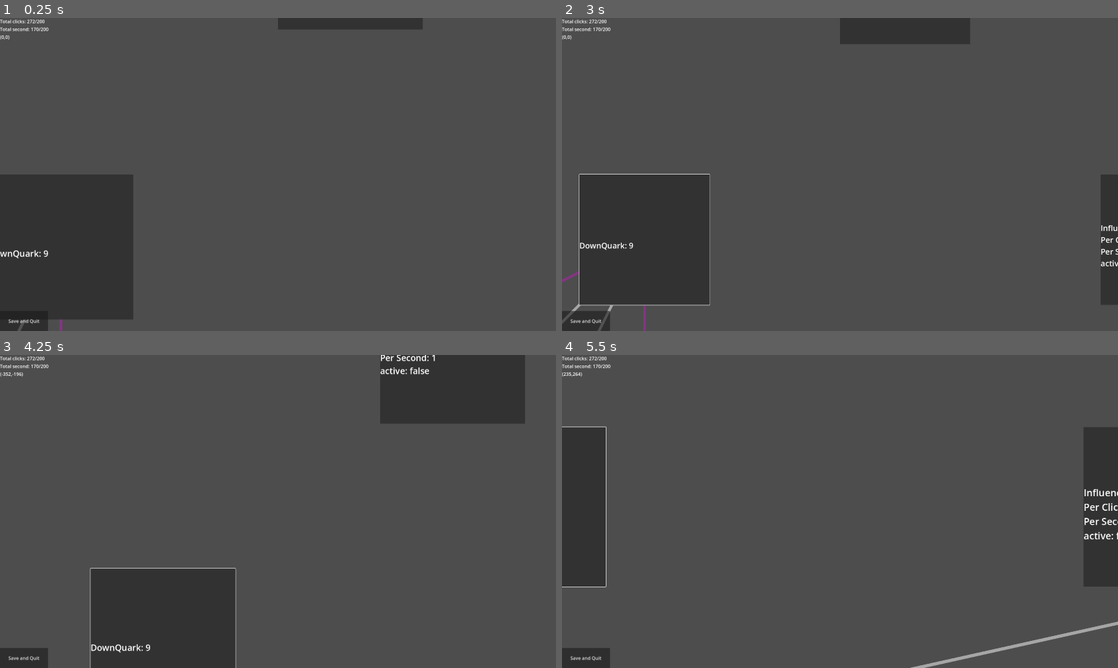
Above: before the commit, frames 1-4 (two rows, left to right).
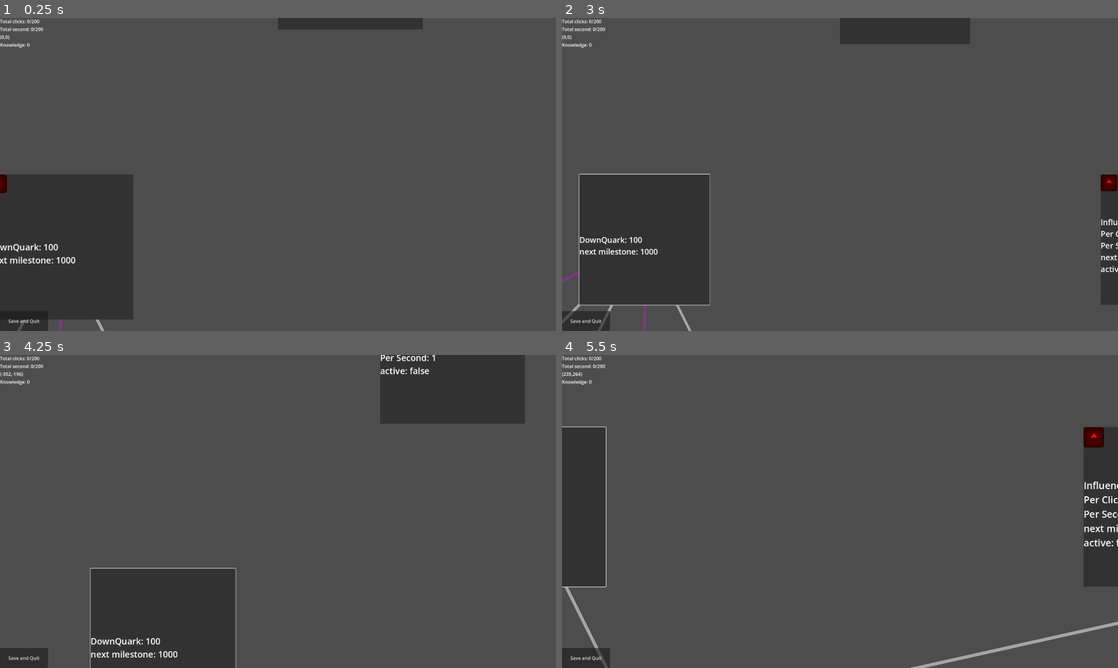
Above: after the commit, the same moments.

Repository: WilliamAHoffman/EmergentUniverse
Game: Godot game, scene res://scenes/root.tscn
Two runs of this game, one before a commit and one after it. Both use one fixed random seed, a clock stepped at 60 frames per second and the inputs below. The engine's default icon, where the game draws it, is replaced by a stand-in: a white triangle on a blue panel in a dark square.
Inputs (mouse positions are in pixels of both pictures, inside the frame that each line leads up to):
- Up to frame 1 (0.25 s): no input
- Up to frame 2 (3 s): click (623, 246) at 0.5 s; click (623, 246) at 1.25 s; click (623, 246) at 2 s; tap Enter at 2.75 s; move the mouse to (962, 158) at 2.77 s; tap Mouse wheel down (wheel_down) at 2.85 s; click (962, 158) at 2.92 s
- Up to frame 3 (4.25 s): tap Mouse wheel up (wheel_up) at 3.05 s; tap Space at 3.5 s; drag from (166, 527) to (250, 574) at 3.52 s
- Up to frame 4 (5.5 s): tap Enter at 4.25 s; move the mouse to (895, 442) at 4.27 s; click (895, 442) at 4.35 s; tap Mouse wheel up (wheel_up) at 4.55 s; tap Space at 5 s; drag from (812, 574) to (673, 464) at 5.02 s

The runs differ from the first frame. In frame 1, 0.6% of the frame differs, in the area x 0-19%, y 0-100%; in frame 2, 0.9%; in frame 3, 0.5%; in frame 4, 1.1%, in the area x 0-100%, y 0-100%.
Error after the commit: Attempt to call function 'eof_reached' in base 'null instance' on a null instance. (res://scripts/resource)

Commit message:
added milestones

Diff:
--- a/scenes/root.tscn
+++ b/scenes/root.tscn
@@ -33,7 +33,7 @@
 offset_bottom = 1080.0
 text = "Save and Quit"
 
-[node name="DisplayManager" type="Control" parent="PlayerCamera/PlayerUI" node_paths=PackedStringArray("click_counter", "second_counter", "coordinates", "camera")]
+[node name="DisplayManager" type="Control" parent="PlayerCamera/PlayerUI" node_paths=PackedStringArray("click_counter", "second_counter", "coordinates", "knowledge", "camera")]
 layout_mode = 3
 anchors_preset = 0
 offset_right = 312.0
@@ -42,6 +42,7 @@
 click_counter = NodePath("VBoxContainer/ClickCounter")
 second_counter = NodePath("VBoxContainer/SecondCounter")
 coordinates = NodePath("VBoxContainer/Coordinates")
+knowledge = NodePath("VBoxContainer/Knowledge")
 camera = NodePath("../..")
 metadata/_edit_use_anchors_ = true
 
@@ -62,6 +63,9 @@
 metadata/_edit_use_anchors_ = true
 
 [node name="Coordinates" type="Label" parent="PlayerCamera/PlayerUI/DisplayManager/VBoxContainer"]
+layout_mode = 2
+
+[node name="Knowledge" type="Label" parent="PlayerCamera/PlayerUI/DisplayManager/VBoxContainer"]
 layout_mode = 2
 
 [node name="ButtonManagerControl" type="Control" parent="."]
--- a/scripts/button scripts/button_data.gd
+++ b/scripts/button scripts/button_data.gd
@@ -60,6 +60,8 @@
 			label.text += "\n" + "Per Click: " + str(per_click)
 		if(per_second != 0):
 			label.text += "\n" + "Per Second: " + str(per_second)
+		if add_resource.milestone.size() > 0:
+			label.text += "\nnext milestone: " + str(add_resource.milestone[0])
 
 	if cost.size() > 0:
 		label.text += "\ncost: "
@@ -69,6 +71,7 @@
 
 	if on_timer_active:
 		label.text += "\nactive: " + str(unpause_timer)
+
 
 
 #Optional Functions
--- a/scripts/camera scripts/camera_script.gd
+++ b/scripts/camera scripts/camera_script.gd
@@ -12,10 +12,10 @@
 
 func _zoom() -> void:
 	if Input.is_action_just_released('wheel_down'):
-		if get_zoom() - Vector2(0.1, 0.1) != Vector2(0,0):
+		if get_zoom().length() - Vector2(0.1, 0.1).length() != 0:
 			set_zoom(get_zoom() - Vector2(0.1, 0.1))
 	if Input.is_action_just_released('wheel_up'):
-		if get_zoom() + Vector2(0.1, 0.1) != Vector2(0,0) and get_zoom() < Vector2(3,3):
+		if get_zoom().length() + Vector2(0.1, 0.1).length() != 0 and get_zoom() < Vector2(3,3):
 			set_zoom(get_zoom() + Vector2(0.1, 0.1))
 
 
--- a/scripts/display scripts/display_manager.gd
+++ b/scripts/display scripts/display_manager.gd
@@ -3,9 +3,11 @@
 @export var click_counter : Label
 @export var second_counter : Label
 @export var coordinates : Label
+@export var knowledge : Label
 @export var camera : Camera2D
 
 func _physics_process(_delta) -> void:
 	click_counter.text = "Total clicks: " + str(Player.total_clicks) + "/" + str(Player.max_clicks)
 	second_counter.text = "Total second: " + str(Player.total_seconds) + "/" + str(Player.max_seconds)
 	coordinates.text = "(" + str(int(camera.position.x)) + "," + str(int(camera.position.y)) + ")"
+	knowledge.text = "Knowledge: " + str(Player.knowledge)
--- a/scripts/global_loaded/player scripts/player.gd
+++ b/scripts/global_loaded/player scripts/player.gd
@@ -1,10 +1,10 @@
 extends Node
 
-var milestones : Dictionary
 var total_clicks : int
 var total_seconds : int
 var max_clicks : int
 var max_seconds : int
+var knowledge : int
 
 func _ready() -> void:
 	_load_data("res://data/base/player_data.txt")
@@ -25,3 +25,5 @@
 				max_clicks = int(words[1])
 			if words[0] == "max_seconds":
 				max_seconds = int(words[1])
+			if words[0] == "knowledge":
+				knowledge == int(words[1])
--- a/scripts/global_loaded/save_script.gd
+++ b/scripts/global_loaded/save_script.gd
@@ -8,7 +8,7 @@
 
 func _ready() -> void:
 	_create_saves()
-	EventBus.connect("save", _save)
+	#EventBus.connect("save", _save)
 
 
 func _save(filename, resources, buttons, bonuses):
@@ -24,6 +24,7 @@
 	file.store_string("total_seconds" + dl + str(Player.total_seconds) + "\n")
 	file.store_string("max_seconds" + dl + str(Player.max_seconds) + "\n")
 	file.store_string("max_clicks" + dl + str(Player.max_clicks) + "\n")
+	file.store_string("knowledge" + dl + str(Player.knowledge) + "\n")
 
 func _save_resources(filename : String, resources) -> void:
 	var file = FileAccess.open("res://data/saves/" + filename + "_resource.txt",FileAccess.WRITE)
@@ -34,6 +35,7 @@
 		file.store_string("quantity" + dl + str(item.quantity) + "\n")
 		file.store_string("total_quantity" + dl + str(item.total_quantity) + "\n")
 		file.store_string("perma_unlocked" + dl + str(item.perma_unlocked) + "\n")
+		file.store_string(_save_array(item.milestone, "milestone"))
 		file.store_string("\n")
 
 
@@ -68,6 +70,12 @@
 		file.store_string("\n")
 
 
+func _save_array(array, item_name) -> String:
+	var lines = ""
+	for item in array:
+		lines += item_name + dl + str(item) + "\n"
+	return lines
+
 func _save_bonus(out_bonus : Dictionary, in_bonus : Dictionary, dl) -> String:
 	var bonus_lines = ""
 	for item in out_bonus:
@@ -97,3 +105,9 @@
 		FileAccess.open("res://data/saves/save_resource.txt",FileAccess.WRITE)
 	if !FileAccess.file_exists("res://data/saves/save_player.txt"):
 		FileAccess.open("res://data/saves/save_player.txt",FileAccess.WRITE)
+
+func _erase_saves()-> void:
+	FileAccess.open("res://data/saves/save_bonus.txt",FileAccess.WRITE)
+	FileAccess.open("res://data/saves/save_button.txt",FileAccess.WRITE)
+	FileAccess.open("res://data/saves/save_resource.txt",FileAccess.WRITE)
+	FileAccess.open("res://data/saves/save_player.txt",FileAccess.WRITE)
--- a/scripts/resource scripts/resource_data.gd
+++ b/scripts/resource scripts/resource_data.gd
@@ -4,6 +4,15 @@
 
 var name : String
 var dict_name : String
-var quantity := 0
-var total_quantity := 0
+var quantity := 100
+var total_quantity := 100
 var perma_unlocked = true
+var milestone = []
+
+func check_milestone() -> void:
+	if milestone.size() == 0:
+		return
+
+	if milestone[0] <= quantity:
+		milestone.remove_at(0)
+		Player.knowledge += 1;
--- a/scripts/resource scripts/resource_manager.gd
+++ b/scripts/resource scripts/resource_manager.gd
@@ -7,6 +7,10 @@
 func _ready():
 	_import_resources_data("res://data/base/resource_data.txt")
 	_import_resources_data("res://data/saves/save_resource.txt")
+
+func _physics_process(delta: float) -> void:
+	for resource in resources:
+		resources[resource].check_milestone()
 
 
 func _import_resources_data(file_name):
@@ -36,4 +40,6 @@
 					resources[dict_name].perma_unlocked = words[1]
 				else:
 					resources[dict_name].perma_unlocked = true
+			elif words[0] == "milestone":
+				resources[dict_name].milestone.append(int(words[1]))
 	file.close()
Not shown, changed: data/base/bonus_data.txt
Not shown, changed: data/base/button_data.txt
Not shown, changed: data/base/resource_data.txt
Not shown, removed: data/saves/save_bonus.txt
Not shown, removed: data/saves/save_button.txt
Not shown, removed: data/saves/save_player.txt
Not shown, removed: data/saves/save_resource.txt
